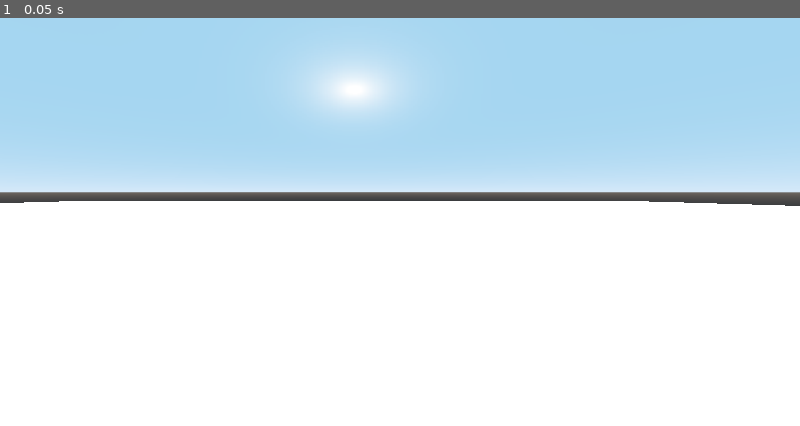
Above: before the commit, frame 1.
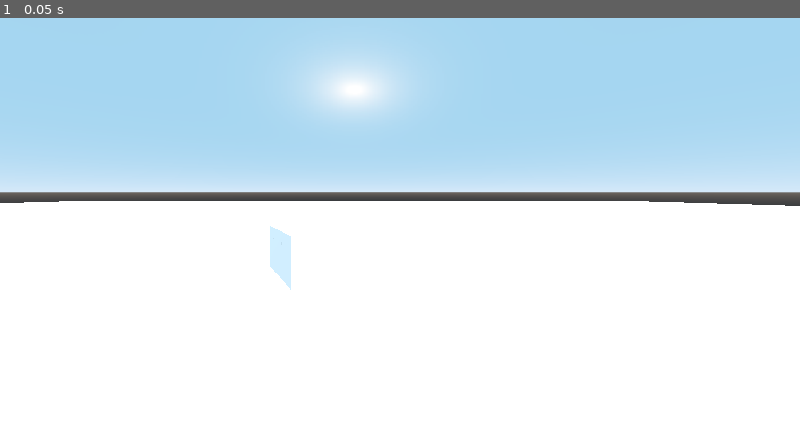
Above: after the commit, the same moment.

Repository: oudeismetis/reading-room
Game: Godot game, scene res://Main.tscn
The game is run twice, just before and just after one commit, with the same random seed, the same clock (stepped at 60 frames per second) and the same inputs.
Inputs:
- Up to frame 1 (0.05 s): no input

The runs differ from the first frame. In frame 1, 0.3% of the frame differs, in the area x 33-37%, y 50-67%.

Commit message:
Log event when Google Cardboard button pressed

Diff:
--- a/Main.gd
+++ b/Main.gd
@@ -13,3 +13,7 @@
 # Called every frame. 'delta' is the elapsed time since the previous frame.
 #func _process(delta):
 #	pass
+
+func _input(_event):
+	if Input.is_action_just_pressed("click"):
+		print("Click pressed!!!")
--- a/Main.tscn
+++ b/Main.tscn
@@ -9,8 +9,10 @@
 size = Vector3( 60, 2, 60 )
 
 [sub_resource type="BoxShape" id=3]
+extents = Vector3( 0.5, 0.5, 0.5 )
 
 [sub_resource type="CubeMesh" id=4]
+size = Vector3( 1, 1, 1 )
 
 [node name="Main" type="ARVROrigin"]
 script = ExtResource( 1 )
@@ -32,7 +34,7 @@
 material/0 = null
 
 [node name="StaticBody" type="StaticBody" parent="."]
-transform = Transform( 0.893473, 0, 0.449116, 0, 1, 0, -0.449116, 0, 0.893473, -1.53428, 1, 2.77346 )
+transform = Transform( 0.893473, 0, 0.449116, 0, 1, 0, -0.449116, 0, 0.893473, -0.337041, 0.524186, -3.41131 )
 
 [node name="CollisionShape" type="CollisionShape" parent="StaticBody"]
 shape = SubResource( 3 )
--- a/project.godot
+++ b/project.godot
@@ -14,6 +14,14 @@
 run/main_scene="res://Main.tscn"
 config/icon="res://icon.png"
 
+[input]
+
+click={
+"deadzone": 0.5,
+"events": [ Object(InputEventMouseButton,"resource_local_to_scene":false,"resource_name":"","device":-1,"alt":false,"shift":false,"control":false,"meta":false,"command":false,"button_mask":0,"position":Vector2( 0, 0 ),"global_position":Vector2( 0, 0 ),"factor":1.0,"button_index":1,"pressed":false,"doubleclick":false,"script":null)
+ ]
+}
+
 [physics]
 
 common/enable_pause_aware_picking=true
